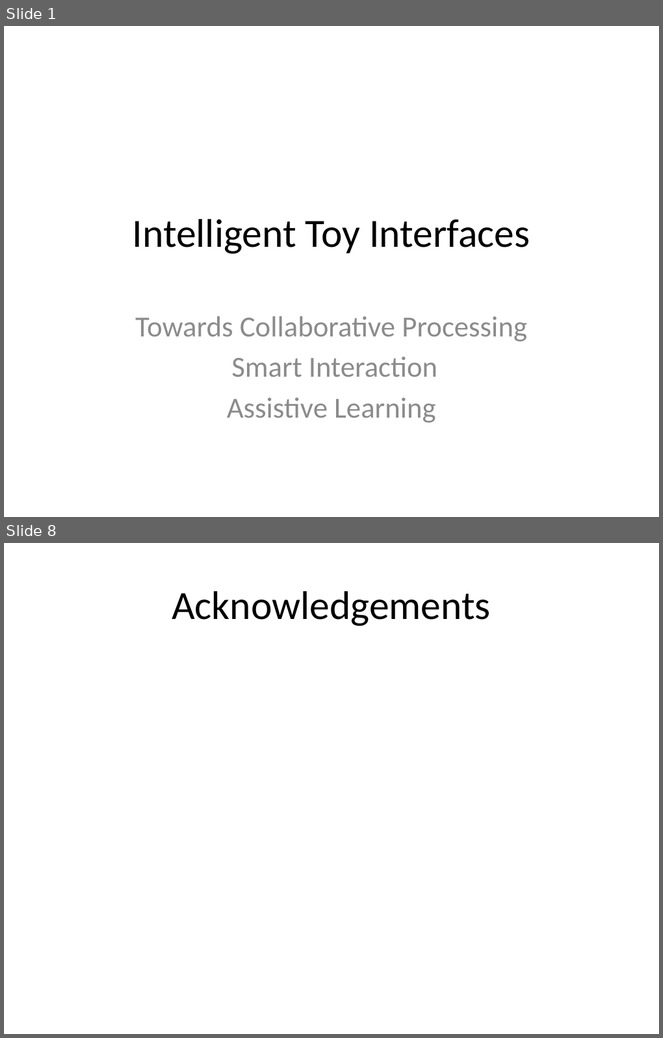
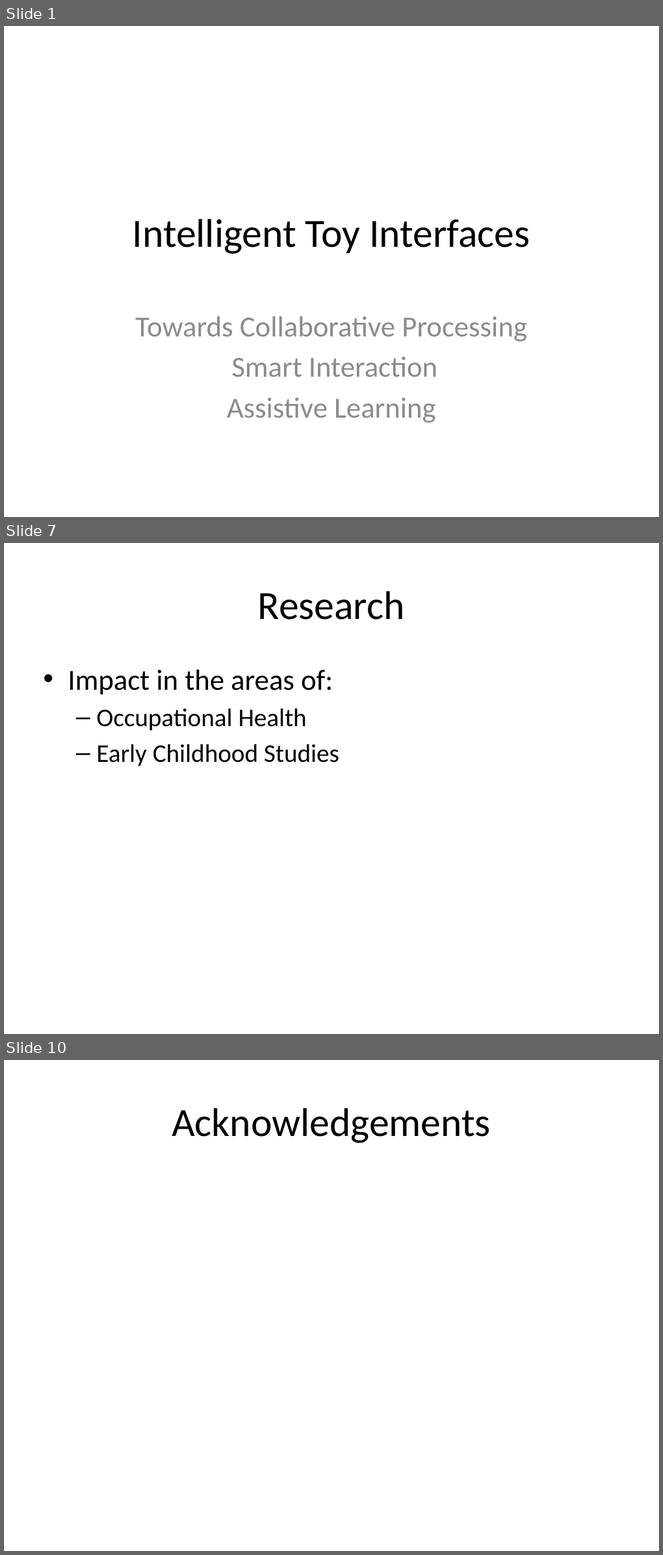
Before and after one commit to AlexJaeger/presfyp, a slide deck: midas/midas_pres.pptx. Shown one above the other, each under a label of ours: slides 1 and 8 before the commit, slides 1, 7 and 10 after it; the slides between them are not shown. The pictures are 663x1038 and 663x1555 pixels, drawn with LibreOffice and Linux fonts; fonts in the diff are those of the drawing. Boxes give left, top, right and bottom in pixels: in the first picture for what was removed or moved away, otherwise in the second. Text is boxed around its words. In the diff, an @@ line names an element or a change of style, - is before the commit and + after.

```diff
--- a/midas/midas_pres.pptx
+++ b/midas/midas_pres.pptx
@@ slide 7 added at (x1=4, y1=543, x2=659, y2=1034), background #FFFFFF @@
@@ title added at (x1=258, y1=591, x2=405, y2=620), 44 pt, text #000000 @@
+Research
@@ text added at (x1=68, y1=670, x2=339, y2=767), 28 pt, text #000000 @@
+• Impact in the areas of:
+  – Occupational Health
+  – Early Childhood Studies
@@ what was slide 8 is now slide 10 @@
```
Also in this commit, not shown: 4 slides changed, 3 other slides added, 2 slides removed.
